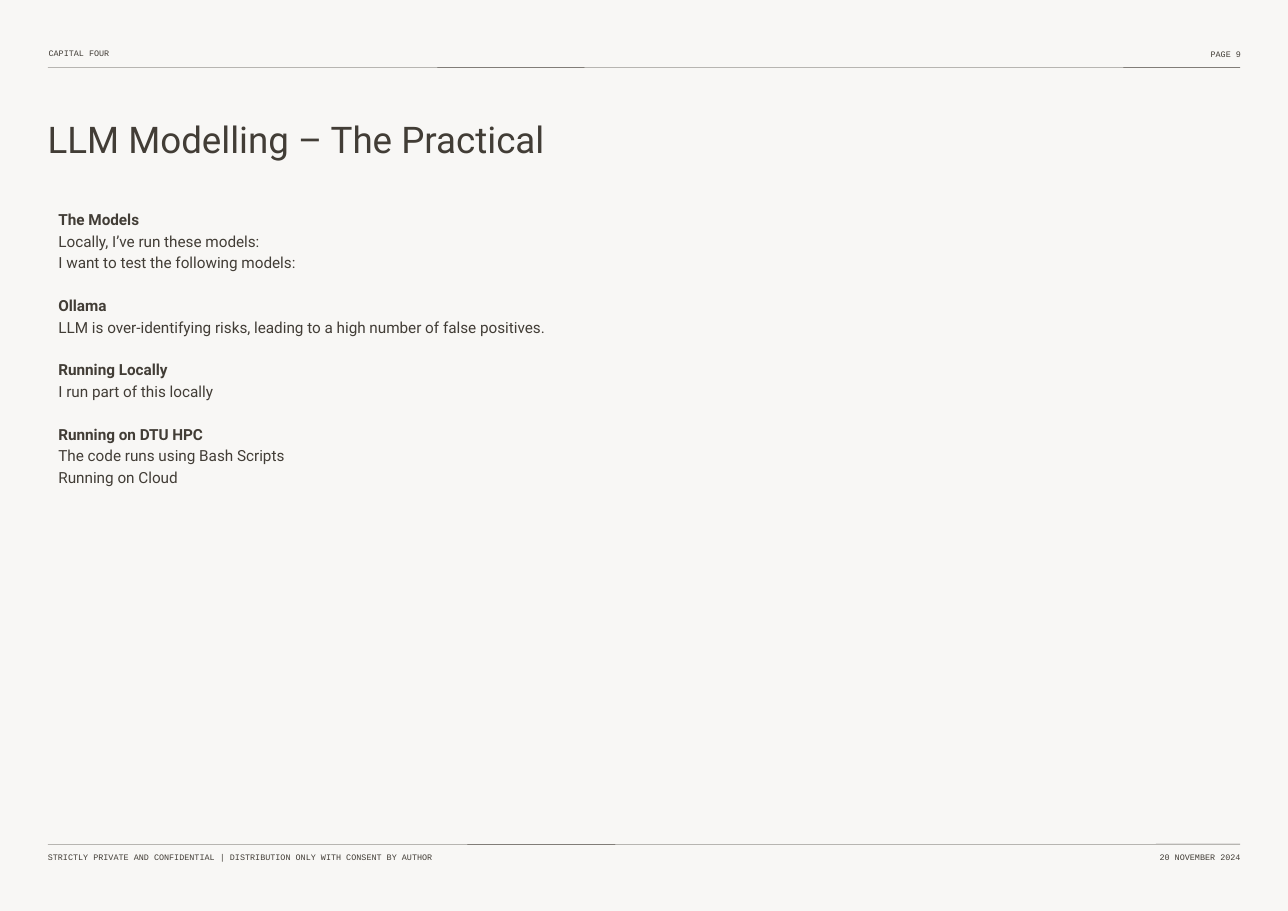
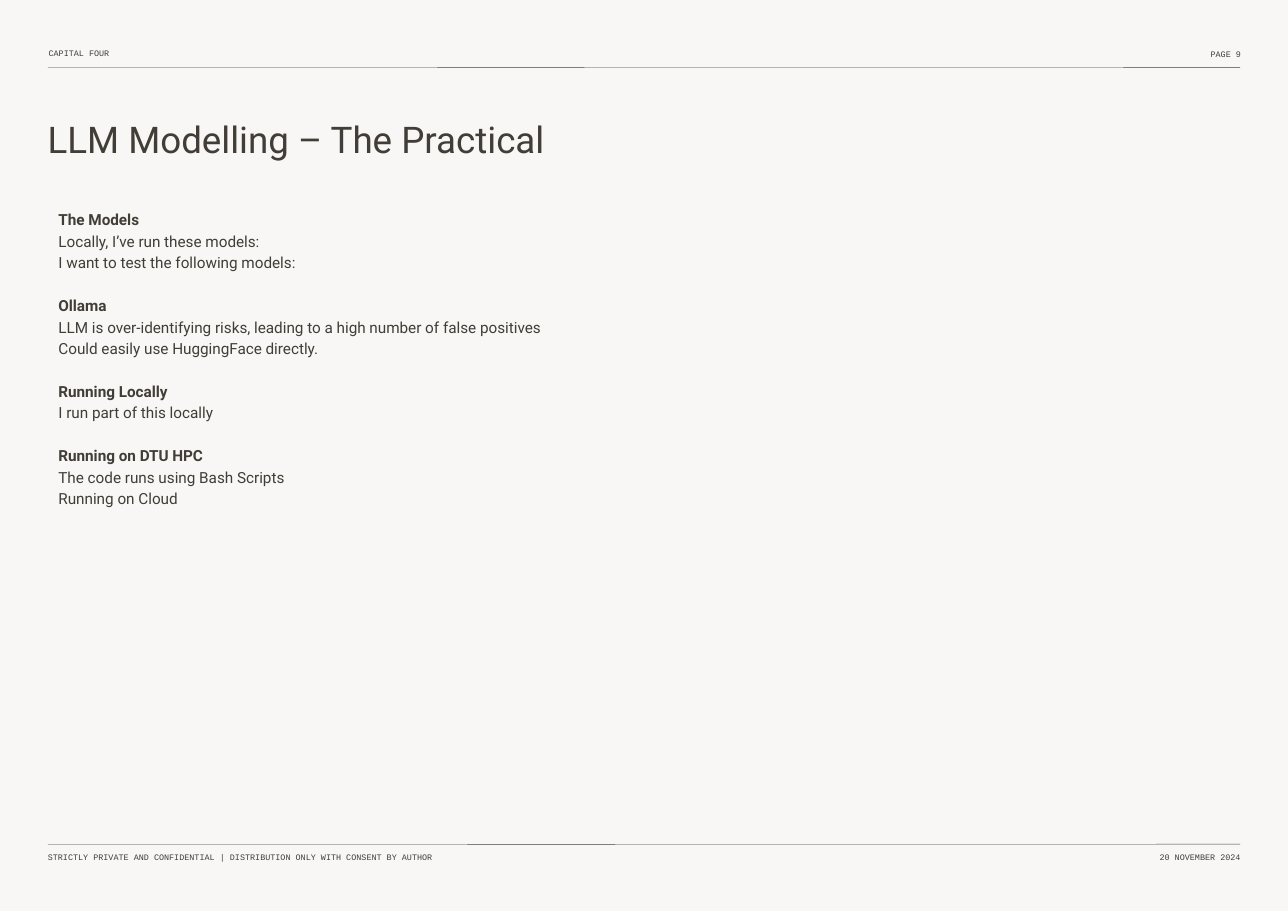
Before and after one commit to pierrehogenhaug/mester, a slide deck: slide 10 of _non_code_env_related/non_code_material/meeting_material/Thesis-Intro-Nov-2024.pptx. Drawn at 1288x911 pixels with LibreOffice and Linux fonts; fonts in the diff are those of the drawing. Boxes give left, top, right and bottom in pixels: in the first picture for what was removed or moved away, otherwise in the second. Text is boxed around its words. In the diff, an @@ line names an element or a change of style, - is before the commit and + after.

```diff
--- a/_non_code_env_related/non_code_material/meeting_material/Thesis-Intro-Nov-2024.pptx
+++ b/_non_code_env_related/non_code_material/meeting_material/Thesis-Intro-Nov-2024.pptx
@@ text at [58,321,541,358]: text changed @@
-LLM is over-identifying risks, leading to a high number of false positives.
+LLM is over-identifying risks, leading to a high number of false positives
+Could easily use HuggingFace directly.
```
Also in this commit, not shown: 4 other slides changed, 1 slide added, 1 slide removed, 1 other file.
